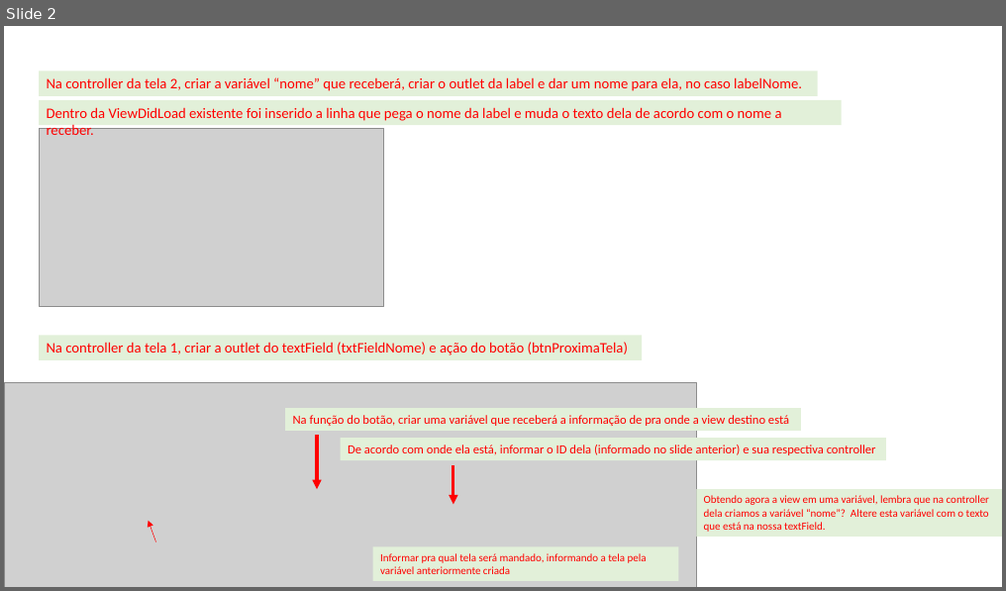
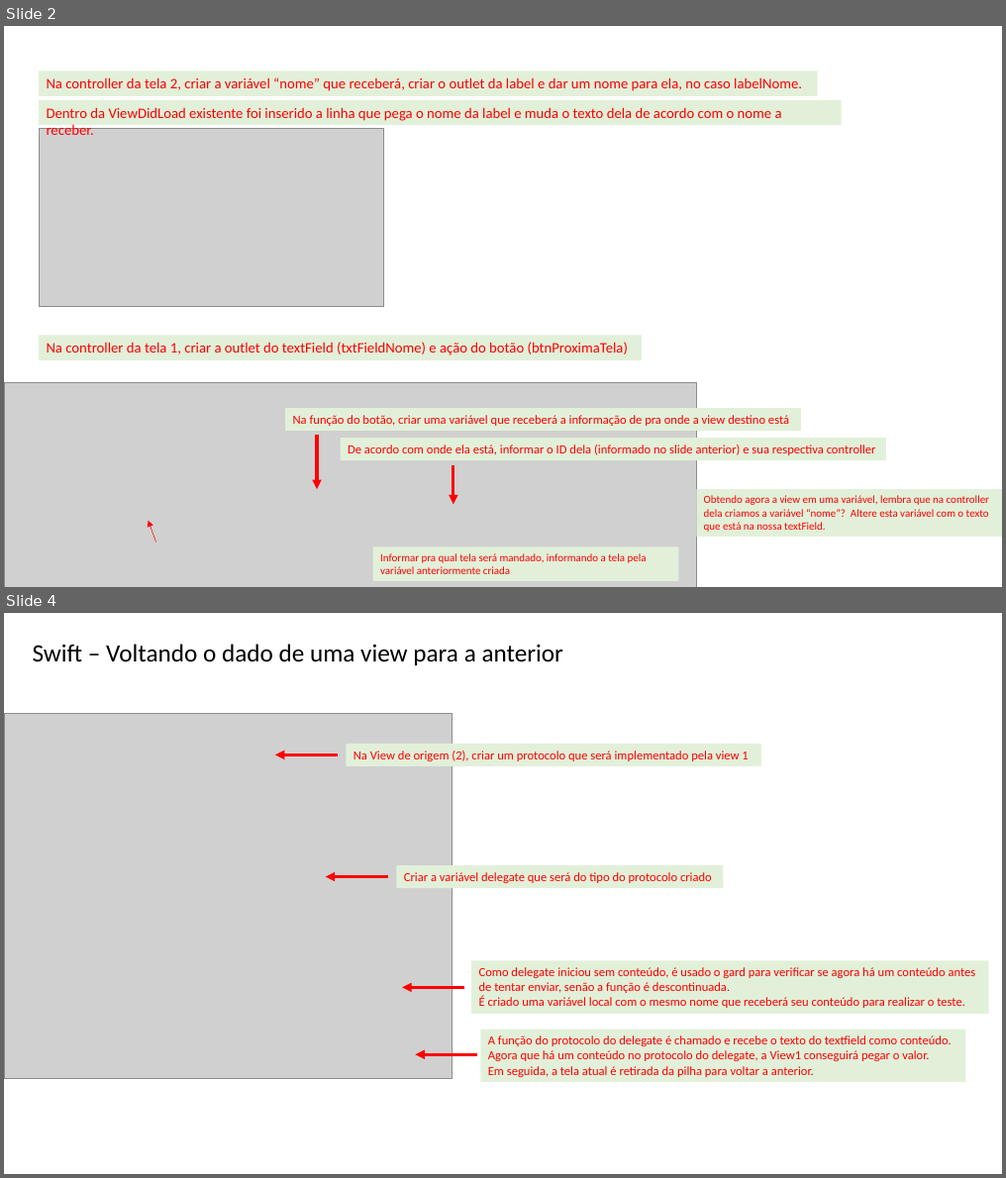
Before and after one commit to EduardoCostaEXE/Envio_de_dados_entre_Views, a slide deck: Swift - Transição de dados entre views.pptx. Shown one above the other, each under a label of ours: slide 2 before the commit, slides 2 and 4 after it; the slides between them are not shown. The pictures are 1006x591 and 1006x1178 pixels, drawn with LibreOffice and Linux fonts; fonts in the diff are those of the drawing; grey boxes stand for pictures. Boxes give left, top, right and bottom in pixels: in the first picture for what was removed or moved away, otherwise in the second. Text is boxed around its words. In the diff, an @@ line names an element or a change of style, - is before the commit and + after.

Commit message:
Adicionando Delegate

```diff
--- a/Swift - Transição de dados entre views.pptx
+++ b/Swift - Transição de dados entre views.pptx
@@ slide 4 added at box(4, 613, 1002, 1174), background #FFFFFF @@
@@ text added at box(33, 644, 563, 665), 24 pt, text #000000 @@
+Swift – Voltando o dado de uma view para a anterior
@@ picture added at box(4, 714, 452, 1079) @@
@@ arrow added from (338, 756) to (275, 756), #FF0000 3 pt @@
@@ rectangle added at box(347, 744, 761, 765), fill #E2F0D9, 12 pt, text #FF0000 @@
+Na View de origem (2), criar um protocolo que será implementado pela view 1
@@ arrow added from (388, 877) to (326, 877), #FF0000 3 pt @@
@@ rectangle added at box(396, 866, 724, 888), fill #E2F0D9, 12 pt, text #FF0000 @@
+Criar a variável delegate que será do tipo do protocolo criado
@@ rectangle added at box(472, 961, 989, 1014), fill #E2F0D9, 12 pt, text #FF0000 @@
+Como delegate iniciou sem conteúdo, é usado o gard para verificar se agora há um conteúdo antes de tentar enviar, senão a função é descontinuada.
+É criado uma variável local com o mesmo nome que receberá seu conteúdo para realizar o teste.
@@ arrow added from (464, 988) to (402, 988), #FF0000 3 pt @@
@@ arrow added from (477, 1055) to (415, 1055), #FF0000 3 pt @@
@@ rectangle added at box(481, 1029, 966, 1082), fill #E2F0D9, 12 pt, text #FF0000 @@
+A função do protocolo do delegate é chamado e recebe o texto do textfield como conteúdo.
+Agora que há um conteúdo no protocolo do delegate, a View1 conseguirá pegar o valor.
+Em seguida, a tela atual é retirada da pilha para voltar a anterior.
```
Also in this commit, not shown: 2 other slides added, 3 other files.
